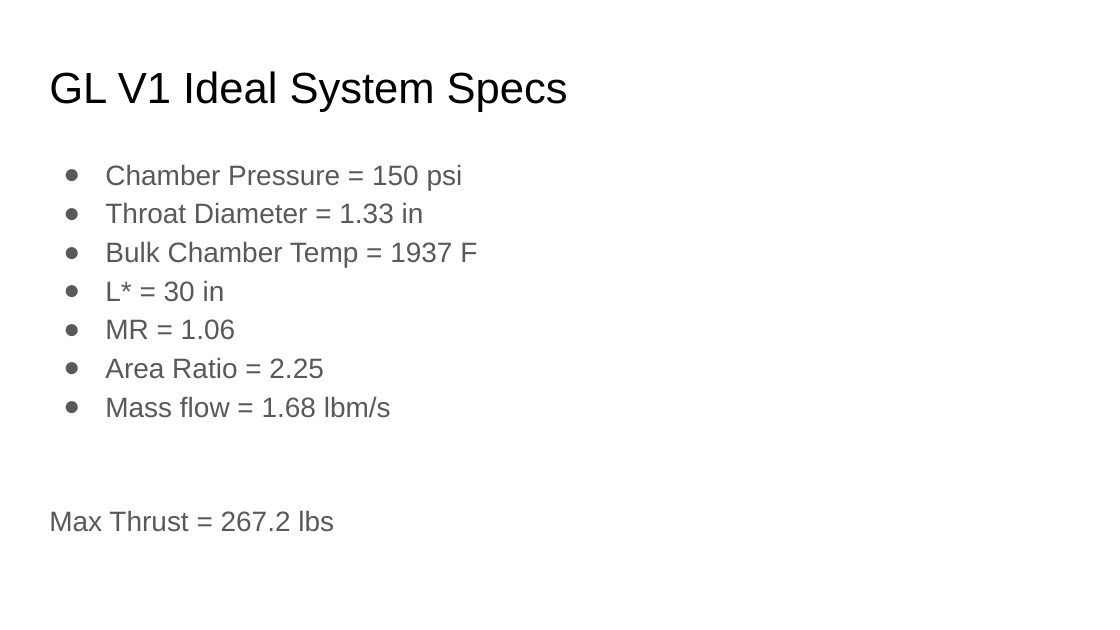
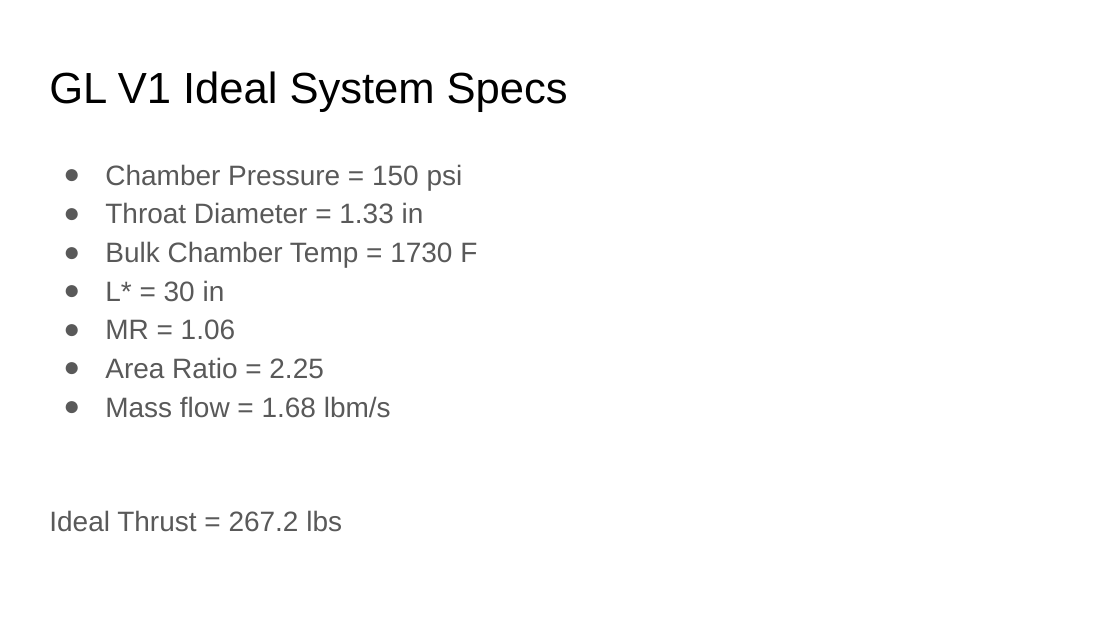
Before and after one commit to ControlSoup/Thrusty, a slide deck: slide 4 of projects/nitrious_engine/presentations/Review.odp. Drawn at 1120x630 pixels with LibreOffice and Linux fonts; fonts in the diff are those of the drawing. Boxes give left, top, right and bottom in pixels: in the first picture for what was removed or moved away, otherwise in the second. Text is boxed around its words. In the diff, an @@ line names an element or a change of style, - is before the commit and + after.

```diff
--- a/projects/nitrious_engine/presentations/Review.odp
+++ b/projects/nitrious_engine/presentations/Review.odp
@@ text at [105, 241, 477, 267]: text changed @@
-● Bulk Chamber Temp = 1937 F
+● Bulk Chamber Temp = 1730 F
@@ text at [49, 510, 342, 532]: text changed @@
-Max Thrust = 267.2 lbs
+Ideal Thrust = 267.2 lbs
```
Also in this commit, not shown: 5 other slides changed, 1 slide removed.
